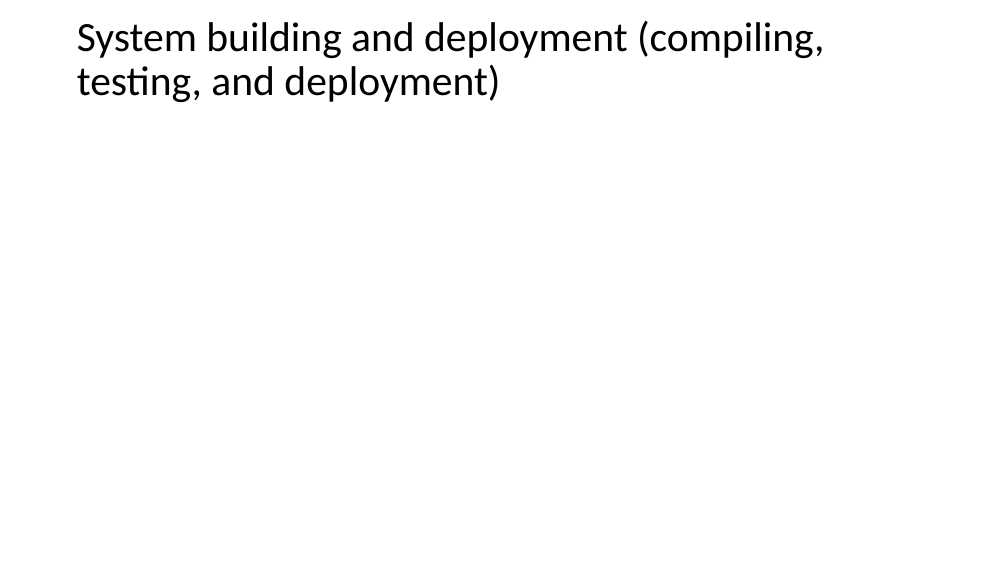
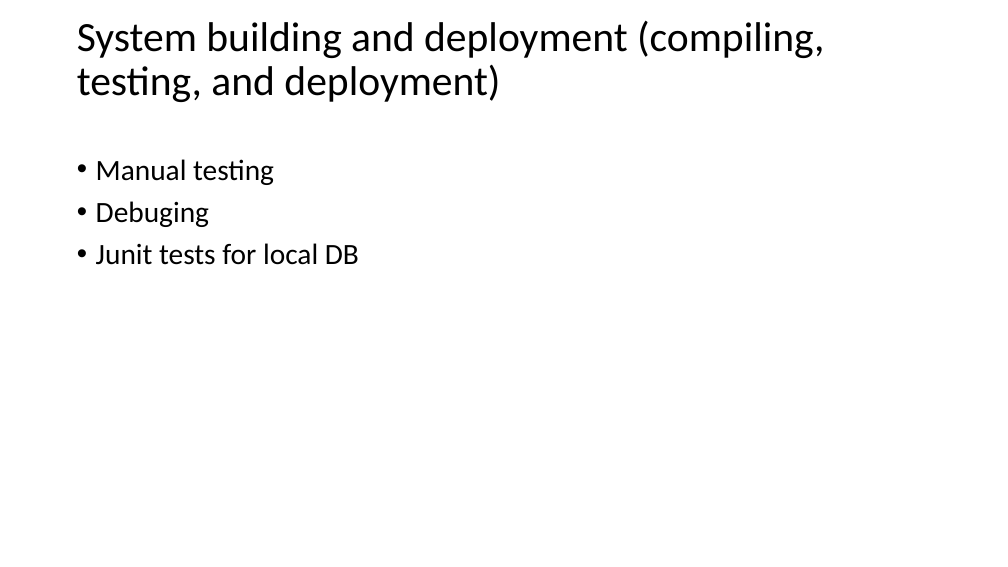
Before and after one commit to bricht/piens-un-maize, a slide deck: slide 7 of presentation/MilknBread.pptx. Drawn at 1008x567 pixels with LibreOffice and Linux fonts; fonts in the diff are those of the drawing. Boxes give left, top, right and bottom in pixels: in the first picture for what was removed or moved away, otherwise in the second. Text is boxed around its words. In the diff, an @@ line names an element or a change of style, - is before the commit and + after.

```diff
--- a/presentation/MilknBread.pptx
+++ b/presentation/MilknBread.pptx
@@ text added at (96, 159, 359, 265), 28 pt, text #000000 @@
+• Manual testing
+• Debuging
+• Junit tests for local DB
```
Also in this commit, not shown: 5 other slides changed, 1 other file.
